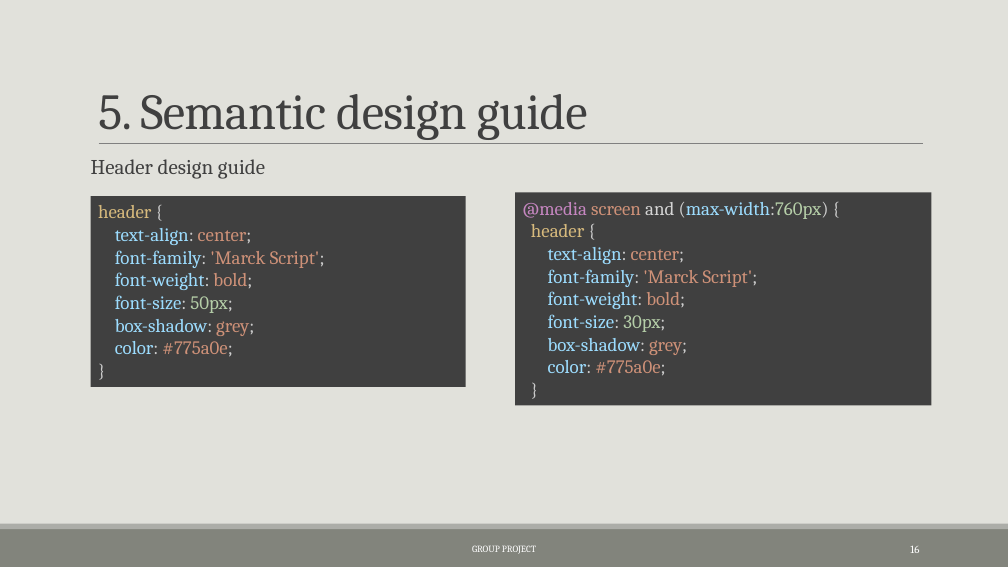
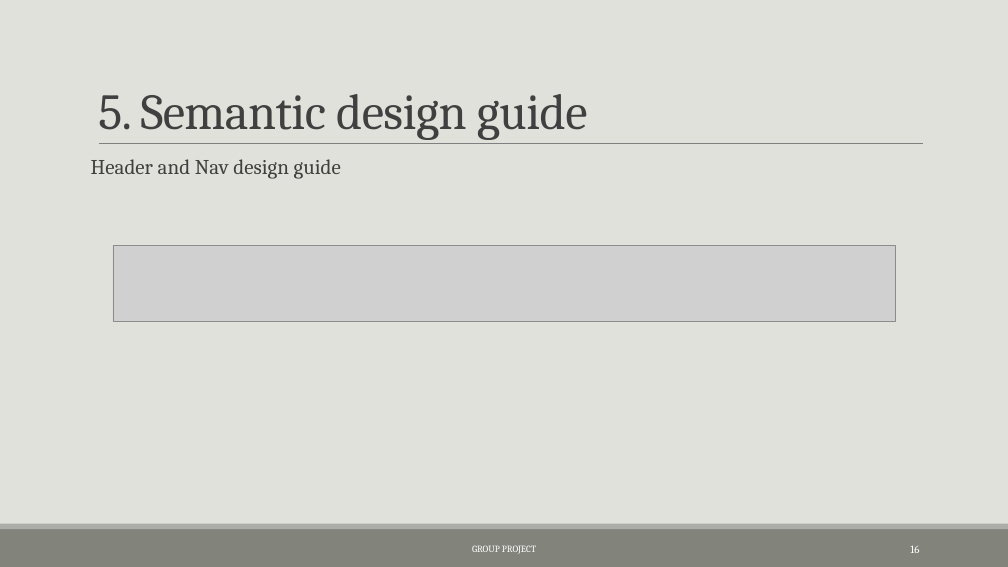
Before and after one commit to StevenLiu1201/crossPlatform-project, a slide deck: slide 16 of Style Guide/CST8117 Cross Platform Web Design(style guide).pptx. Drawn at 1008x567 pixels with LibreOffice and Linux fonts; fonts in the diff are those of the drawing; grey boxes stand for pictures. Boxes give left, top, right and bottom in pixels: in the first picture for what was removed or moved away, otherwise in the second. Text is boxed around its words. In the diff, an @@ line names an element or a change of style, - is before the commit and + after.

Commit message:
update on study guide

```diff
--- a/Style Guide/CST8117 Cross Platform Web Design(style guide).pptx
+++ b/Style Guide/CST8117 Cross Platform Web Design(style guide).pptx
@@ text at (91, 159, 341, 179): text changed @@
-Header design guide
+Header and Nav design guide
@@ rectangle removed at (91, 196, 466, 386) @@
-header {
-text-align: center;
-font-family: 'Marck Script';
-font-weight: bold;
-font-size: 50px;
-box-shadow: grey;
-color: #775a0e;
-}
@@ rectangle removed at (516, 193, 932, 406) @@
-@media screen and (max-width:760px) {
-header {
-text-align: center;
-font-family: 'Marck Script';
-font-weight: bold;
-font-size: 30px;
-box-shadow: grey;
-color: #775a0e;
-}
@@ picture added at (113, 245, 895, 321) @@
```
Also in this commit, not shown: 4 other slides changed, 2 slides removed.
